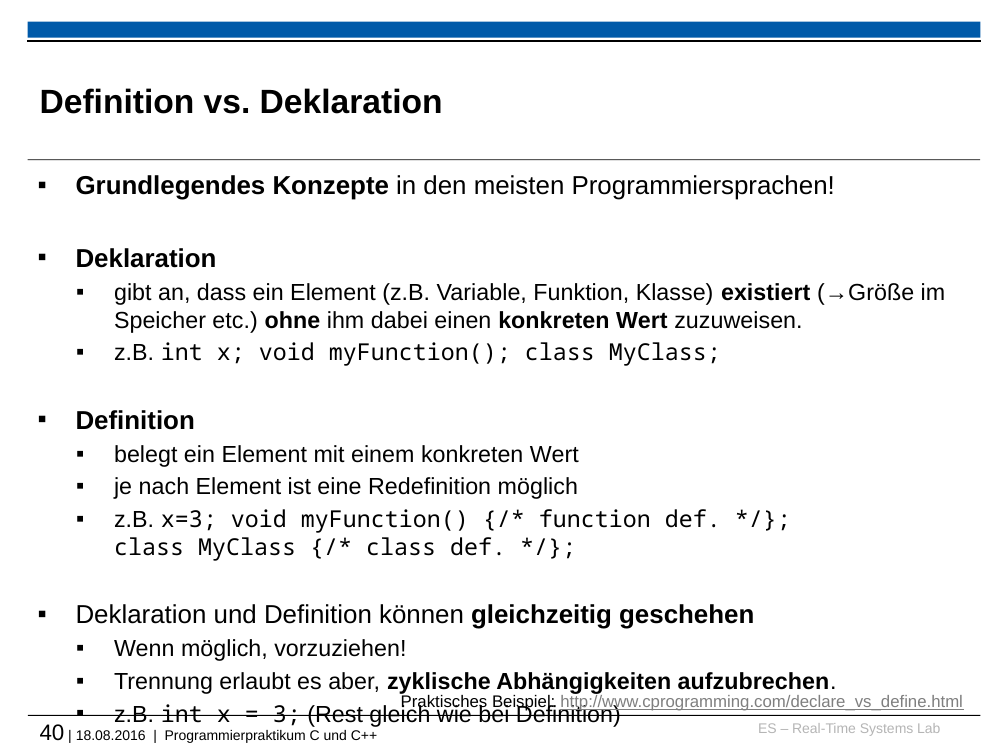
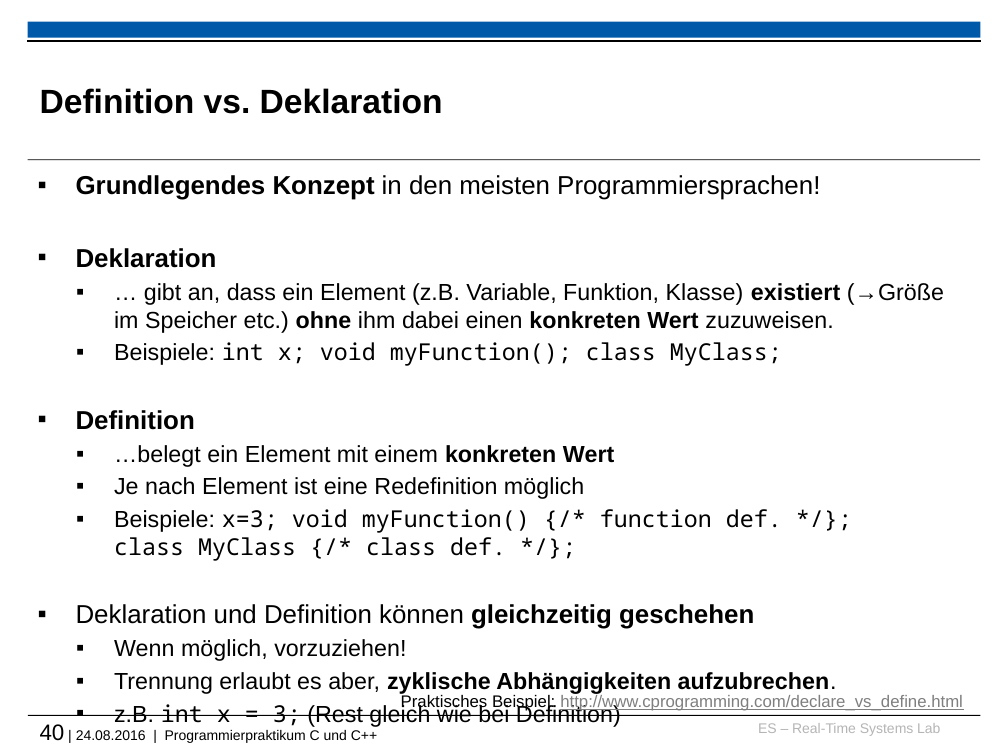
Before and after one commit to h82k/tud-cppp, a slide deck: slide 40 of cppp_lecture.pptx. Drawn at 1008x756 pixels with LibreOffice and Linux fonts; fonts in the diff are those of the drawing; background and template pictures are left out. Boxes give left, top, right and bottom in pixels: in the first picture for what was removed or moved away, otherwise in the second. Text is boxed around its words. In the diff, an @@ line names an element or a change of style, - is before the commit and + after.

```diff
--- a/cppp_lecture.pptx
+++ b/cppp_lecture.pptx
@@ text at <box>76,175,820,200</box>: text changed @@
-▪ Grundlegendes Konzepte in den meisten Programmiersprachen!
+▪ Grundlegendes Konzept in den meisten Programmiersprachen!
@@ text at <box>114,283,944,366</box>: text changed @@
-  ▪ gibt an, dass ein Element (z.B. Variable, Funktion, Klasse) existiert (→Größe im Speicher etc.) ohne ihm dabei einen konkreten Wert zuzuweisen.
-  ▪ z.B. int x; void myFunction(); class MyClass;
+  ▪ … gibt an, dass ein Element (z.B. Variable, Funktion, Klasse) existiert (→Größe im Speicher etc.) ohne ihm dabei einen konkreten Wert zuzuweisen.
+  ▪ Beispiele: int x; void myFunction(); class MyClass;
@@ text at <box>114,445,782,561</box>: text changed @@
-  ▪ belegt ein Element mit einem konkreten Wert
-  ▪ je nach Element ist eine Redefinition möglich
-  ▪ z.B. x=3; void myFunction() {/* function def. */};
-    class MyClass {/* class def. */};
+  ▪ …belegt ein Element mit einem konkreten Wert
+  ▪ Je nach Element ist eine Redefinition möglich
+  ▪ Beispiele: x=3; void myFunction() {/* function def. */};
+    class MyClass {/* class def. */};
@@ text at <box>40,724,377,743</box>: text changed @@
-40 | 18.08.2016 | Programmierpraktikum C und C++
+40 | 24.08.2016 | Programmierpraktikum C und C++
```
Also in this commit, not shown: 11 other slides changed, 1 other file.
